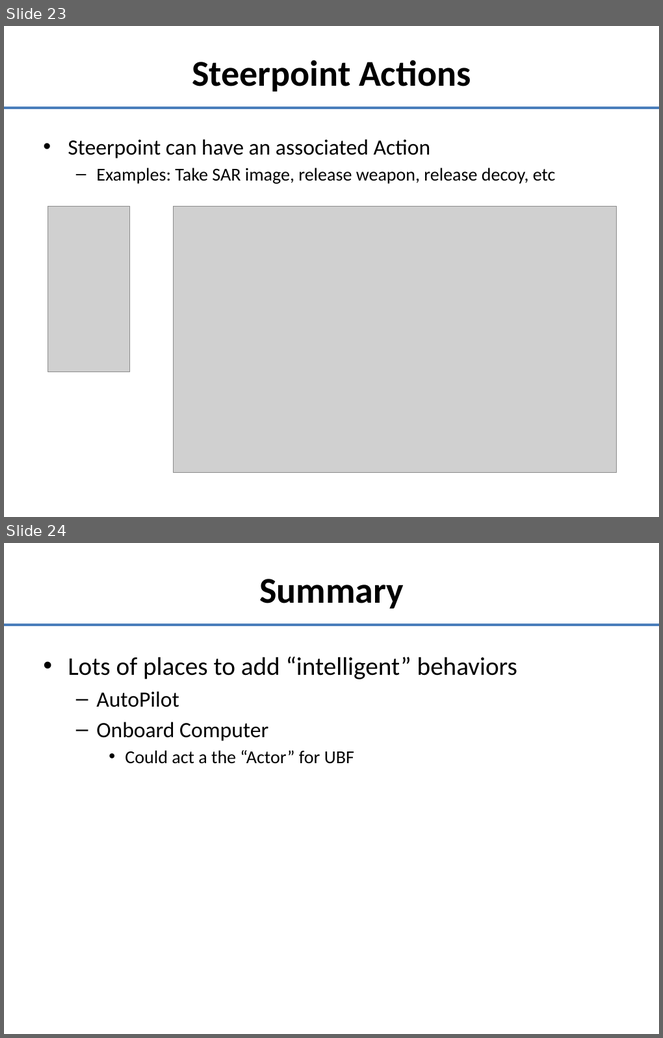
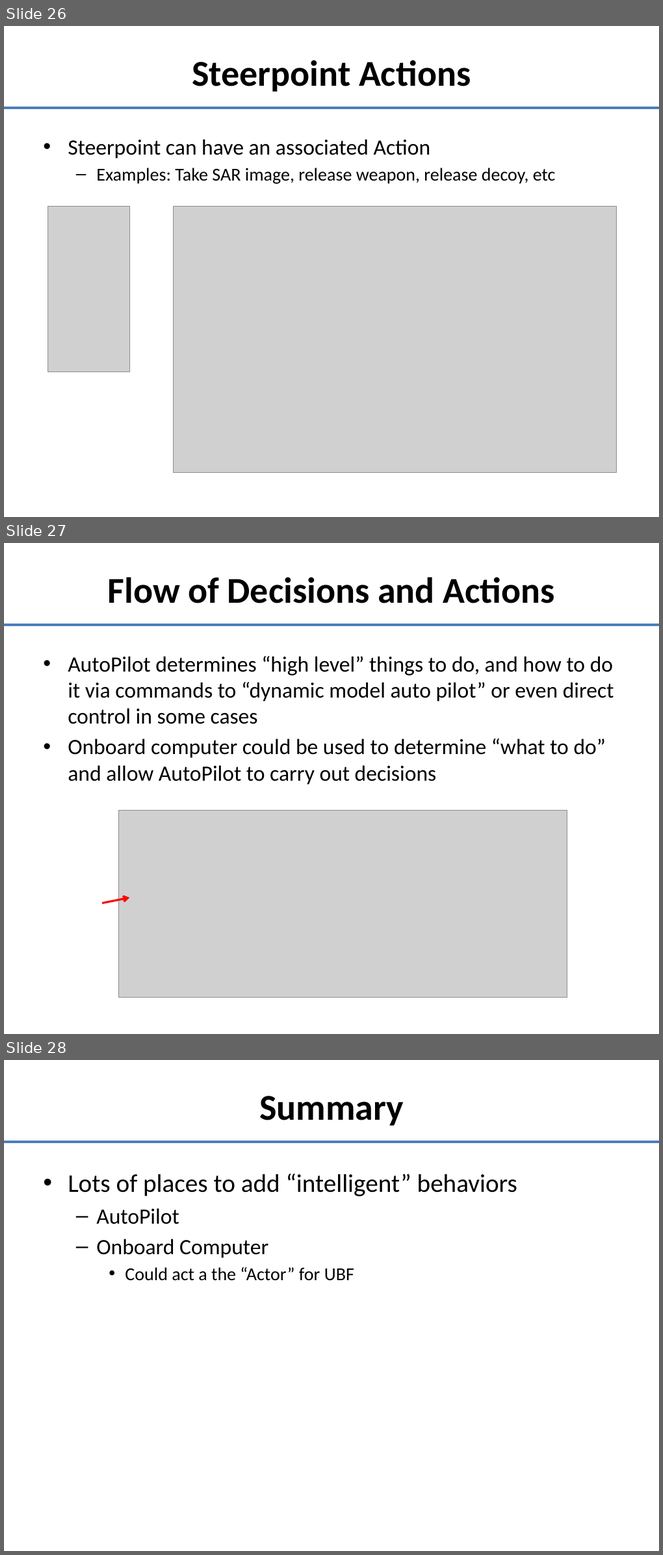
Before and after one commit to doughodson/OpenEaagles, a slide deck: doc/umlDiagrams/player-control-logic.pptx. Shown one above the other, each under a label of ours: slides 23 and 24 before the commit, slides 26, 27 and 28 after it. The pictures are 663x1038 and 663x1555 pixels, drawn with LibreOffice and Linux fonts; fonts in the diff are those of the drawing; grey boxes stand for pictures. Boxes give left, top, right and bottom in pixels: in the first picture for what was removed or moved away, otherwise in the second. Text is boxed around its words. In the diff, an @@ line names an element or a change of style, - is before the commit and + after.

```diff
--- a/doc/umlDiagrams/player-control-logic.pptx
+++ b/doc/umlDiagrams/player-control-logic.pptx
@@ slide 27 added at [4, 543, 659, 1034], background #FFFFFF; not listed: 1 template element that a slide beside it also shows @@
@@ title added at [108, 577, 555, 603], 40 pt, text #000000, bold @@
+Flow of Decisions and Actions
@@ text added at [68, 656, 614, 785], 24 pt, text #000000 @@
+• AutoPilot determines “high level” things to do, and how to do it via commands to “dynamic model auto pilot” or even direct control in some cases
+• Onboard computer could be used to determine “what to do” and allow AutoPilot to carry out decisions
@@ picture added at [118, 810, 567, 997] @@
@@ arrow added from (102, 903) to (130, 898), #FF0000 2.25 pt @@
@@ what was slide 23 is now slide 26 @@
@@ what was slide 24 is now slide 28 @@
```
Also in this commit, not shown: 4 slides changed, 3 other slides added.
